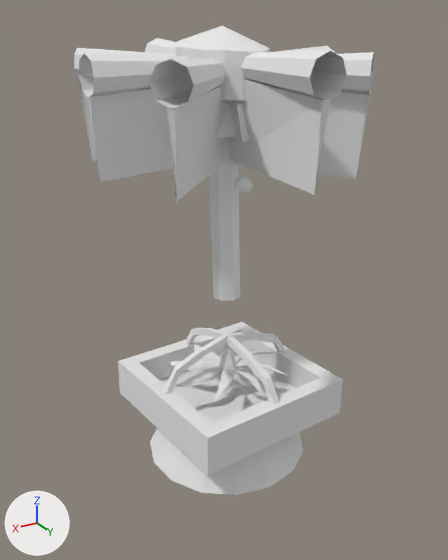
Renders of the Blender file towerdefense-work-folder/models/freezer_remake.blend from each side of a commit.
Both versions are drawn from a camera (50 mm lens) standing at (3.45, 5.69, 4.93) and looking at (0.08, 0.06, 2.12). Lighting does not change. The marker at lower left points along +X, +Y and +Z.

Before the edit, the objects in view are built like this:
```python
me_plane_001 = bpy.data.meshes.new('Plane.001')
me_plane_001.from_pydata(...)  # 793 vertices, 617 faces, 2 loose edges; spans x -6.48..5.19, y -8.37..-0.94, z -2.83..3.75
me_plane_001.materials.append(mat_material)  # its picture is missing
ob_plane_001 = bpy.data.objects.new('Plane.001', me_plane_001)
ob_plane_001.location = (-0.16, 2.0, 2.03)
ob_plane_001.rotation_euler = (0.0, 1.571, 0.0)  # degrees (0, 90, 0)
ob_plane_001.scale = (0.431, 0.431, 0.431)
```
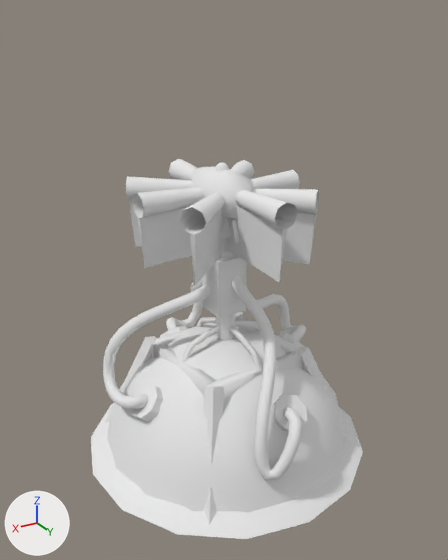
Boxes (x1, y1, x2, y2) around the edits, measured in the pictures (448 x 560 px; the box of a moved part takes in the faces that stretch with it):
```json
{"object": "Plane.001", "change": "reshaped, moved, rescaled", "before": [74, 26, 374, 495], "after": [91, 159, 363, 539], "on screen": "9% narrower, 19% shorter"}
{"object": "Sphere", "change": "added", "after": [107, 323, 345, 513]}
{"part": 1, "of": "me_plane_001", "change": "moved or reshaped", "before": [150, 428, 303, 495], "after": [91, 403, 363, 539]}
{"part": 2, "of": "me_plane_001", "change": "moved or reshaped", "before": [240, 326, 332, 388], "after": [236, 317, 298, 354]}
{"part": 3, "of": "me_plane_001", "change": "moved or reshaped", "before": [185, 328, 227, 344], "after": [196, 317, 216, 327]}
{"part": 4, "of": "me_plane_001", "change": "moved or reshaped", "before": [125, 363, 212, 465], "after": [154, 342, 216, 396]}
{"part": 5, "of": "me_plane_001", "change": "moved or reshaped", "before": [118, 322, 250, 399], "after": [151, 316, 243, 358]}
{"part": 6, "of": "me_plane_001", "change": "moved or reshaped", "before": [197, 374, 343, 475], "after": [206, 351, 304, 400]}
{"part": 7, "of": "me_plane_001", "change": "moved or reshaped", "before": [224, 333, 279, 405], "after": [230, 325, 262, 369]}
{"part": 8, "of": "me_plane_001", "change": "moved or reshaped", "before": [162, 335, 228, 394], "after": [181, 325, 220, 362]}
{"part": 9, "of": "me_plane_001", "change": "moved or reshaped", "before": [226, 332, 285, 352], "after": [235, 320, 259, 328]}
{"part": 10, "of": "me_plane_001", "change": "added", "after": [202, 254, 246, 318]}
{"part": 11, "of": "me_plane_001", "change": "deleted", "before": [160, 343, 295, 423]}
{"part": 12, "of": "me_plane_001", "change": "added", "after": [103, 276, 351, 525]}
{"part": 13, "of": "me_plane_001", "change": "shading changed", "before": [74, 26, 374, 301], "after": [126, 159, 319, 340]}
```

The change, as JSON lines over the scene's bpy script:
```json
{"block": "me_plane_001", "where": "# used by ob_plane_001; location = (-0.16, 2.0, 2.03); rotation_euler = (0.0, 1.571, 0.0), in degrees (0, 90, 0); scale = (0.431, 0.431, 0.431)"}
{"op": "remove", "block": "me_plane_001", "code": "me_plane_001.from_pydata(...)  # 793 vertices, 617 faces, 2 loose edges; spans x -6.48..5.19, y -8.37..-0.94, z -2.83..3.75"}
{"op": "add", "block": "me_plane_001", "code": "me_plane_001.from_pydata(...)  # 1294 vertices, 1066 faces, 2 loose edges; spans x -6.48..5.64, y -10.3..1.17, z -5.4..6.14"}
{"block": "me_plane_001", "change": "me_plane_001 part 1: the loose piece of 31 vertices spanning x 4.29..5.19, y -6.9..-2.31, z -1.94..2.68 is scaled about its middle by (1, 2.5, 2.5), then moved by (0.0, 0.04, 0.0)"}
{"block": "me_plane_001", "change": "me_plane_001 part 2: the loose piece of 8 vertices spanning x 2.7..3.86, y -6.67..-2.89, z -2.14..-1.32 is moved by (-1.86, 0.0, 0.0)"}
{"block": "me_plane_001", "change": "me_plane_001 part 3: the loose piece of 16 vertices spanning x 1.56..2.73, y -6.75..-4.68, z 0.25..0.63 is moved by (-1.86, 0.0, 0.0)"}
{"block": "me_plane_001", "change": "me_plane_001 part 4: the loose piece of 8 vertices spanning x 2.6..3.76, y -6.27..-2.49, z 2.04..2.85 is moved by (-1.86, 0.0, 0.0)"}
{"block": "me_plane_001", "change": "me_plane_001 part 5: the loose piece of 8 vertices spanning x 2.65..3.86, y -7.09..-6.2, z -1.78..2.9 is moved by (-1.86, 0.0, 0.0)"}
{"block": "me_plane_001", "change": "me_plane_001 part 6: the loose piece of 8 vertices spanning x 2.59..3.8, y -2.96..-2.07, z -2.17..2.51 is moved by (-1.86, 0.0, 0.0)"}
{"block": "me_plane_001", "change": "me_plane_001 part 7: the loose piece of 16 vertices spanning x 1.55..2.77, y -4.71..-2.39, z 0.05..0.42 is moved by (-1.86, 0.0, 0.0)"}
{"block": "me_plane_001", "change": "me_plane_001 part 8: the loose piece of 16 vertices spanning x 1.56..2.65, y -4.71..-4.34, z 0.37..2.48 is moved by (-1.86, 0.0, 0.0)"}
{"block": "me_plane_001", "change": "me_plane_001 part 9: the loose piece of 16 vertices spanning x 1.55..2.85, y -4.92..-4.54, z -1.88..0.4 is moved by (-1.86, 0.0, 0.0)"}
{"block": "me_plane_001", "change": "me_plane_001 part 10: a new loose piece, a box spanning x -3.12..-0.84, y -5.4..-4.16, z -0.25..0.99, in mat_material (its picture is missing)"}
{"block": "me_plane_001", "change": "me_plane_001 part 11: 10 loose pieces with 354 vertices, spanning x 1.7..3.86, y -6.67..-2.48, z -1.71..2.48, are deleted"}
{"block": "me_plane_001", "change": "me_plane_001 part 12: 848 vertices added at x -3.38..5.64, y -10.13..0.47, z -4.82..5.12"}
{"block": "me_plane_001", "change": "me_plane_001 part 13: 157 kept faces spanning x -6.48..0.34, y -8.37..-0.94, z -2.83..3.75 are now shaded smooth"}
{"op": "add", "block": "me_sphere", "code": ["me_sphere = bpy.data.meshes.new('Sphere')", "me_sphere.from_pydata(...)  # 145 vertices, 109 faces; spans x -1.3..1.3, y -1.3..1.3, z -0.74..0.56", "me_sphere.materials.append(mat_material)  # its picture is missing"]}
{"op": "set", "path": "ob_plane_001.location", "old": "(-0.16, 2.0, 2.03)", "new": "(-0.1, 1.4, 1.45)"}
{"op": "set", "path": "ob_plane_001.scale", "old": "(0.431, 0.431, 0.431)", "new": "(0.302, 0.302, 0.302)"}
{"op": "add", "block": "ob_sphere", "code": ["ob_sphere = bpy.data.objects.new('Sphere', me_sphere)", "ob_sphere.location = (0.01, 0.01, 0.68)", "ob_sphere.scale = (1.2, 1.2, 1.2)"]}
```
